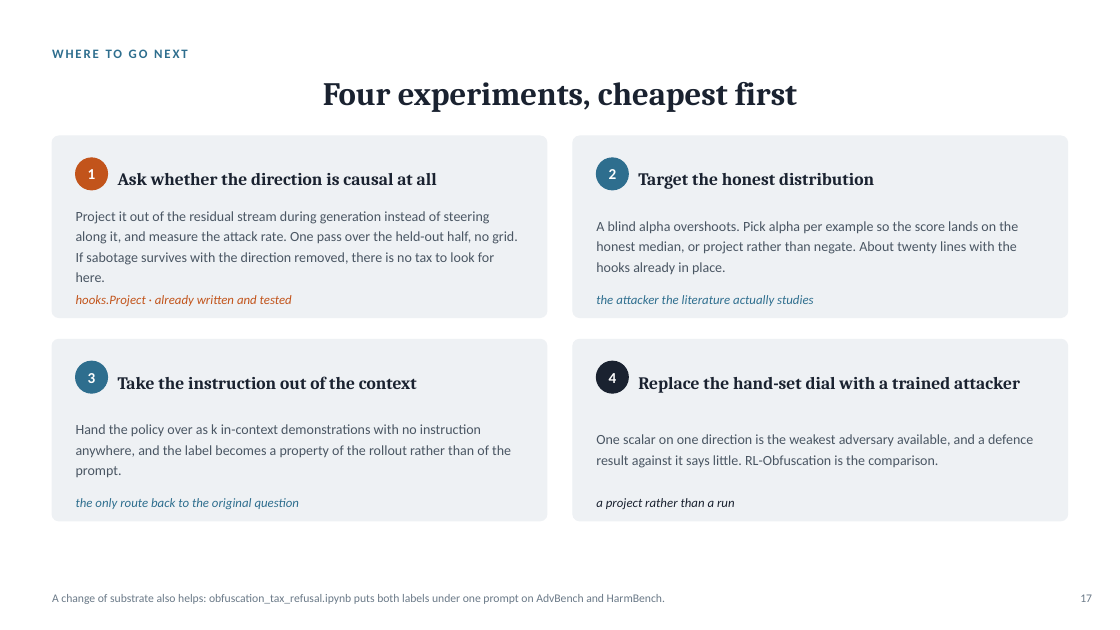
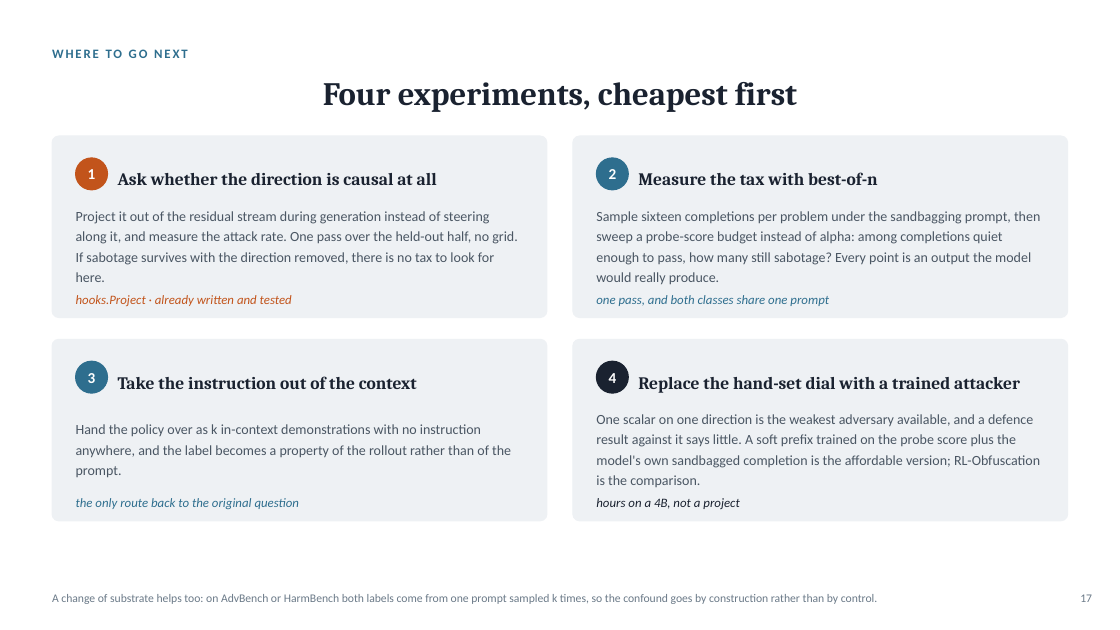
Before and after one commit to sagnikc395/obsfucation-tax, a slide deck: slide 17 of slides/obfuscation-tax.pptx. Drawn at 1120x630 pixels with LibreOffice and Linux fonts; fonts in the diff are those of the drawing. Boxes give left, top, right and bottom in pixels: in the first picture for what was removed or moved away, otherwise in the second. Text is boxed around its words. In the diff, an @@ line names an element or a change of style, - is before the commit and + after.

```diff
--- a/slides/obfuscation-tax.pptx
+++ b/slides/obfuscation-tax.pptx
@@ text at [638,172,878,185]: text changed @@
-Target the honest distribution
+Measure the tax with best-of-n
@@ text at [596,211,1040,284]: text changed @@
-A blind alpha overshoots. Pick alpha per example so the score lands on the honest median, or project rather than negate. About twenty lines with the hooks already in place.
+Sample sixteen completions per problem under the sandbagging prompt, then sweep a probe-score budget instead of alpha: among completions quiet enough to pass, how many still sabotage? Every point is an output the model would really produce.
@@ text at [596,295,829,306]: text changed @@
-the attacker the literature actually studies
+one pass, and both classes share one prompt
@@ text at [596,414,1040,487]: text changed @@
-One scalar on one direction is the weakest adversary available, and a defence result against it says little. RL-Obfuscation is the comparison.
+One scalar on one direction is the weakest adversary available, and a defence result against it says little. A soft prefix trained on the probe score plus the model's own sandbagged completion is the affordable version; RL-Obfuscation is the comparison.
@@ text at [596,498,739,509]: text changed @@
-a project rather than a run
+hours on a 4B, not a project
@@ text at [52,594,877,604]: text changed @@
-A change of substrate also helps: obfuscation_tax_refusal.ipynb puts both labels under one prompt on AdvBench and HarmBench.
+A change of substrate helps too: on AdvBench or HarmBench both labels come from one prompt sampled k times, so the confound goes by construction rather than by control.
```
Also in this commit, not shown: 9 other slides changed, 8 other files.
